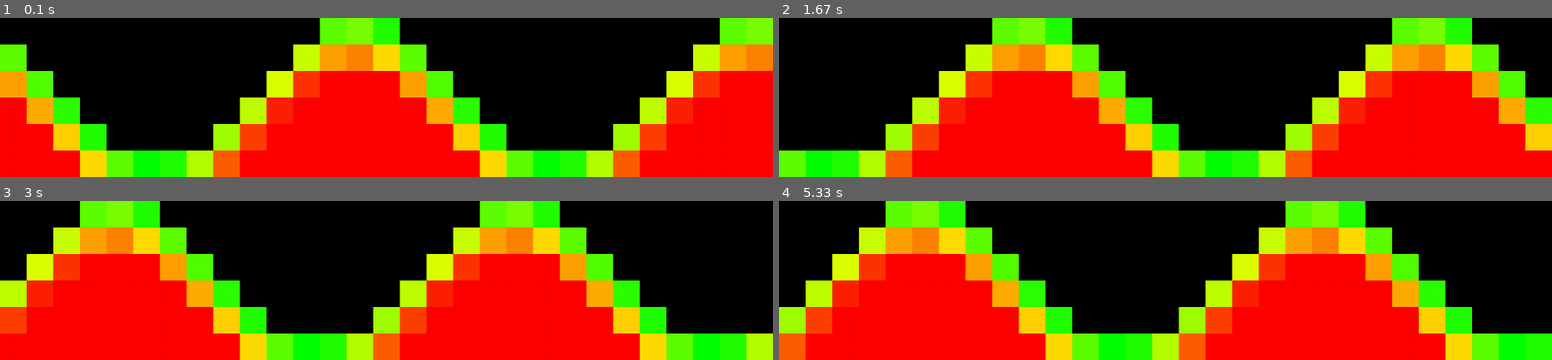
Above: before the commit, frames 1-4 (two rows, left to right).
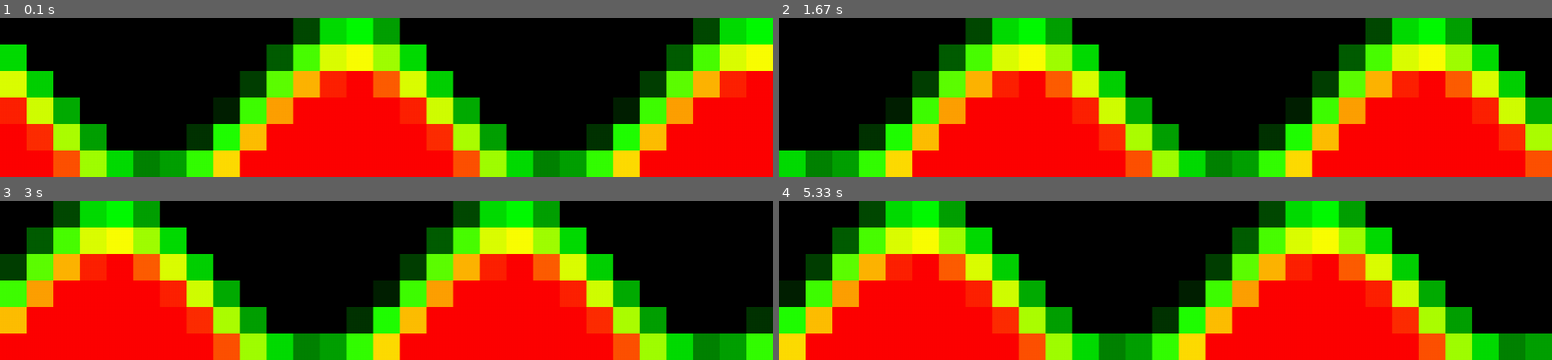
Above: after the commit, the same moments.

Repository: redmountainmakers/led_brick
Game: pygame game, started from bb/sinwave-multicolor.py
The game is run twice, just before and just after one commit, with the same random seed, the same clock (stepped at 60 frames per second) and the same inputs. The source is Python 2; it was converted automatically to run under Python 3.
Inputs:
- Up to frame 1 (0.1 s): no input
- Up to frame 2 (1.67 s): no input
- Up to frame 3 (3 s): no input
- Up to frame 4 (5.33 s): no input

The runs differ from the first frame. In frame 1, 40% of the frame differs, in the area x 0-100%, y 0-100%; in frame 2, 40%; in frame 3, 40%; in frame 4, 40%.

Commit message:
Improve anti-aliasing

Diff:
--- a/bb/sinwave-multicolor.py
+++ b/bb/sinwave-multicolor.py
@@ -25,6 +25,7 @@
 sin_table = [[(0, 0, 0) for y in range(y_steps)] for x in range(x_steps)]
 
 colors = [
+	(0, 0, 0),
 	(0, 255, 0),
 	(255, 255, 0),
 	(255, 0, 0),
@@ -42,15 +43,18 @@
 	)
 
 # precalculate all colors along one full sine wave cycle
-whatever = 0.5 # seems to work better than epsilon or 1
+range_offset = -0.5
+curve_offset = 0.5
 for x in range(x_steps):
-	y = (1 + math.sin(2 * math.pi * x / x_steps)) * (y_steps - whatever) / 2
+	y = (1 + math.sin(2 * math.pi * x / x_steps)) * (y_steps + range_offset) / 2
+	y += curve_offset
 	y_int = int(y)
 	y_frac = y - int(y)
 	c = 0
 	print 'x=%d y=%f' % (x, y)
 	while y_int >= 0:
-		sin_table[x][y_int] = blend(colors[c], colors[c + 1], 1 - y_frac)
+		if y_int < SIZE[1]:
+			sin_table[x][y_int] = blend(colors[c], colors[c + 1], 1 - y_frac)
 		c += 1
 		y_int -= 1
 
